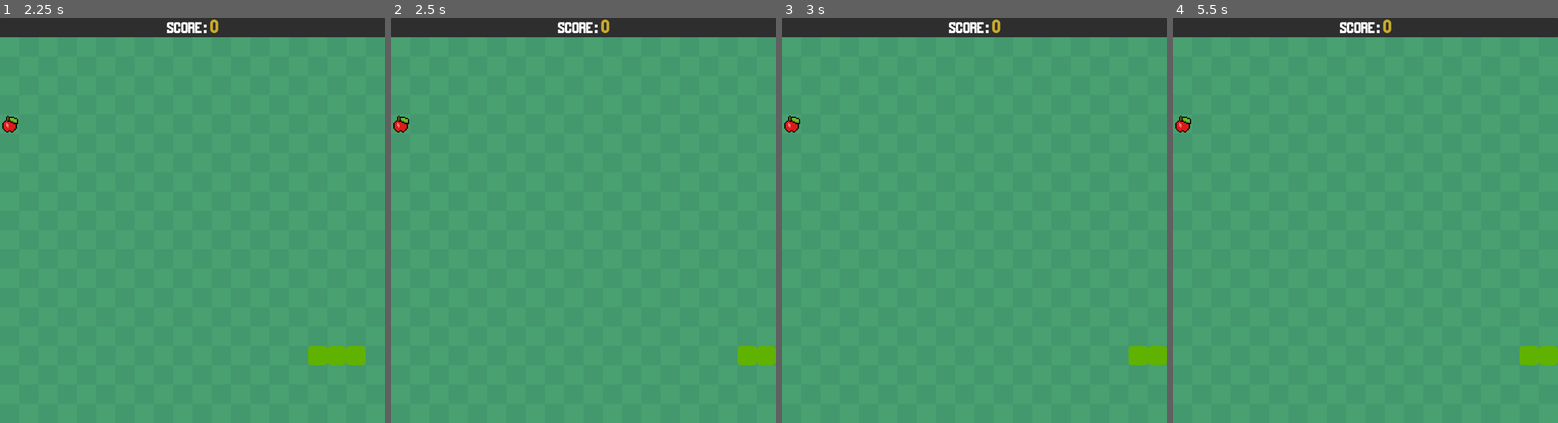
Above: before the commit, frames 1-4 (left to right).
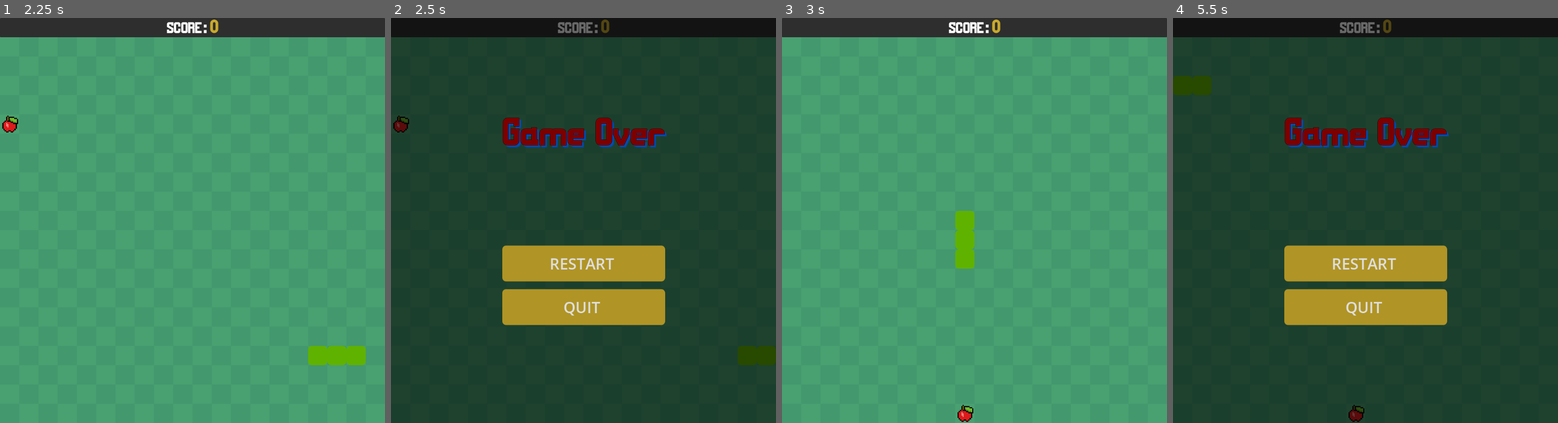
Above: after the commit, the same moments.

Repository: hayamamkt/SnakeGame
Game: Godot game, scene res://main.tscn
Two runs of this game, one before a commit and one after it. Both use one fixed random seed, a clock stepped at 60 frames per second and the inputs below.
Inputs (mouse positions are in pixels of both pictures, inside the frame that each line leads up to):
- Up to frame 1 (2.25 s): tap Enter at 0.5 s; hold D (move_right) 0.53-1.28 s; hold S (move_down) 1.28-2.03 s; hold D (move_right) from 2.03 s (still down)
- Up to frame 2 (2.5 s): keep holding D (move_right)
- Up to frame 3 (3 s): release D (move_right) at 2.75 s; click (974, 265) at 2.75 s, where only the run after the commit has a clickable "RESTART"
- Up to frame 4 (5.5 s): tap Space at 3.5 s; hold W (move_up) 3.53-4.28 s; hold A (move_left) from 4.28 s (still down)

Frame 1 is identical in both runs. In frame 2, 100% of the frame differs, in the area x 0-100%, y 0-100%; in frame 3, 1.4%; in frame 4, 100%.

Commit message:
add game_over_menu scene

Diff:
--- a/main.gd
+++ b/main.gd
@@ -1,7 +1,9 @@
 extends Node
 
 @export var snake_scene : PackedScene
+
 @onready var hud: Hud = $Hud
+@onready var game_over_menu: CanvasLayer = $GameOverMenu
 
 var game_started := false
 
@@ -30,6 +32,9 @@
 
 #region Snake Game
 func new_game():
+	get_tree().paused = false
+	get_tree().call_group("segments", "queue_free")
+	game_over_menu.hide()
 	can_move = true
 	generate_snake()
 	move_food()
@@ -91,7 +96,7 @@
 	$MoveTimer.start()
 
 func end_game():
-	#$GameOverMenu.show()
+	game_over_menu.show()
 	$MoveTimer.stop()
 	game_started = false
 	get_tree().paused = true
@@ -112,8 +117,6 @@
 func check_food_eaten():
 	#if snake eats the food, add a segment and move the food
 	if snake_data[0] == food_pos:
-		#score += 1
-		#$Hud.get_node("ScoreLabel").text = "SCORE: " + str(score)
 		hud.score += 1
 		add_segment(old_data[-1])
 		move_food()
@@ -137,4 +140,7 @@
 func _on_move_timer_timeout() -> void:
 	move_snake()
 
+func _on_game_over_menu_restart() -> void:
+	new_game()
+
 #endregion
--- a/main.tscn
+++ b/main.tscn
@@ -1,12 +1,13 @@
-[gd_scene load_steps=6 format=3 uid="uid://d1odlhhgmm3l7"]
+[gd_scene load_steps=7 format=3 uid="uid://d1odlhhgmm3l7"]
 
 [ext_resource type="Script" uid="uid://djfml1tx1n6b0" path="res://main.gd" id="1_ig7tw"]
 [ext_resource type="Texture2D" uid="uid://c2wnx8tq2jag" path="res://assets/bg.png" id="2_0xm2m"]
 [ext_resource type="PackedScene" uid="uid://dh2d8ofpnq3cr" path="res://snake/snake_segment.tscn" id="2_h2yge"]
 [ext_resource type="Texture2D" uid="uid://djiu5x8oe34cr" path="res://assets/apple.png" id="3_1bvp3"]
 [ext_resource type="PackedScene" uid="uid://cd5sg3wjwxhuw" path="res://hud/hud.tscn" id="5_lquwl"]
+[ext_resource type="PackedScene" uid="uid://i5qx5ngv1823" path="res://hud/game_over_menu.tscn" id="6_7mycd"]
 
-[node name="Main" type="Node" groups=["segments"]]
+[node name="Main" type="Node"]
 script = ExtResource("1_ig7tw")
 snake_scene = ExtResource("2_h2yge")
 
@@ -26,4 +27,8 @@
 
 [node name="Hud" parent="." instance=ExtResource("5_lquwl")]
 
+[node name="GameOverMenu" parent="." instance=ExtResource("6_7mycd")]
+process_mode = 2
+
 [connection signal="timeout" from="MoveTimer" to="." method="_on_move_timer_timeout"]
+[connection signal="restart" from="GameOverMenu" to="." method="_on_game_over_menu_restart"]
--- a/themes/theme.tres
+++ b/themes/theme.tres
@@ -1,7 +1,20 @@
-[gd_resource type="Theme" load_steps=2 format=3 uid="uid://btvyy77dd4ilx"]
+[gd_resource type="Theme" load_steps=3 format=3 uid="uid://btvyy77dd4ilx"]
 
 [ext_resource type="FontFile" uid="uid://c8b7fcxgk7vhb" path="res://assets/MaldiniBold.ttf" id="1_1h68f"]
 
+[sub_resource type="StyleBoxFlat" id="StyleBoxFlat_1h68f"]
+content_margin_left = 10.0
+content_margin_top = 19.0
+content_margin_right = 19.0
+content_margin_bottom = 19.0
+bg_color = Color(0.69, 0.58098, 0.1449, 1)
+corner_radius_top_left = 10
+corner_radius_top_right = 10
+corner_radius_bottom_right = 10
+corner_radius_bottom_left = 10
+
 [resource]
+Button/font_sizes/font_size = 40
+Button/styles/normal = SubResource("StyleBoxFlat_1h68f")
 Label/font_sizes/font_size = 40
 Label/fonts/font = ExtResource("1_1h68f")
